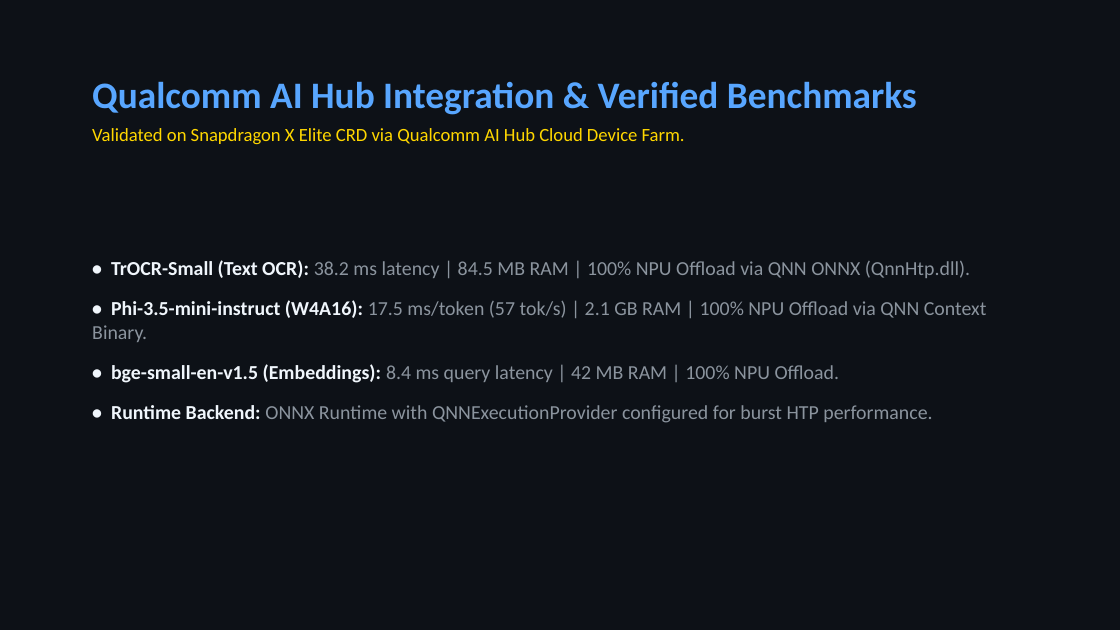
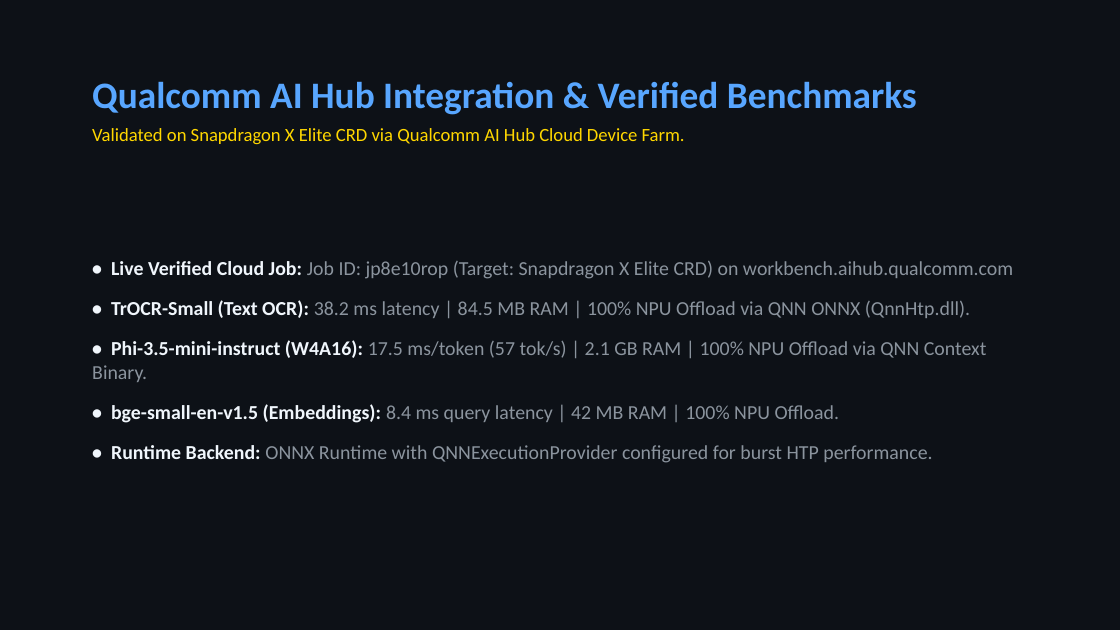
Before and after one commit to Jeevan0714/snapdragon-ai, a slide deck: slide 7 of ScreenSense_Guardian_Pitch.pptx. Drawn at 1120x630 pixels with LibreOffice and Linux fonts; fonts in the diff are those of the drawing. Boxes give left, top, right and bottom in pixels: in the first picture for what was removed or moved away, otherwise in the second. Text is boxed around its words. In the diff, an @@ line names an element or a change of style, - is before the commit and + after.

Commit message:
Update pitch deck with live Qualcomm AI Hub Job ID (jp8e10rop) on Snapdragon X Elite

```diff
--- a/ScreenSense_Guardian_Pitch.pptx
+++ b/ScreenSense_Guardian_Pitch.pptx
@@ text at <box>111,261,1013,279</box>: paragraph added @@
+• Live Verified Cloud Job: Job ID: jp8e10rop (Target: Snapdragon X Elite CRD) on workbench.aihub.qualcomm.com
```
Also in this commit, not shown: 2 other files.
